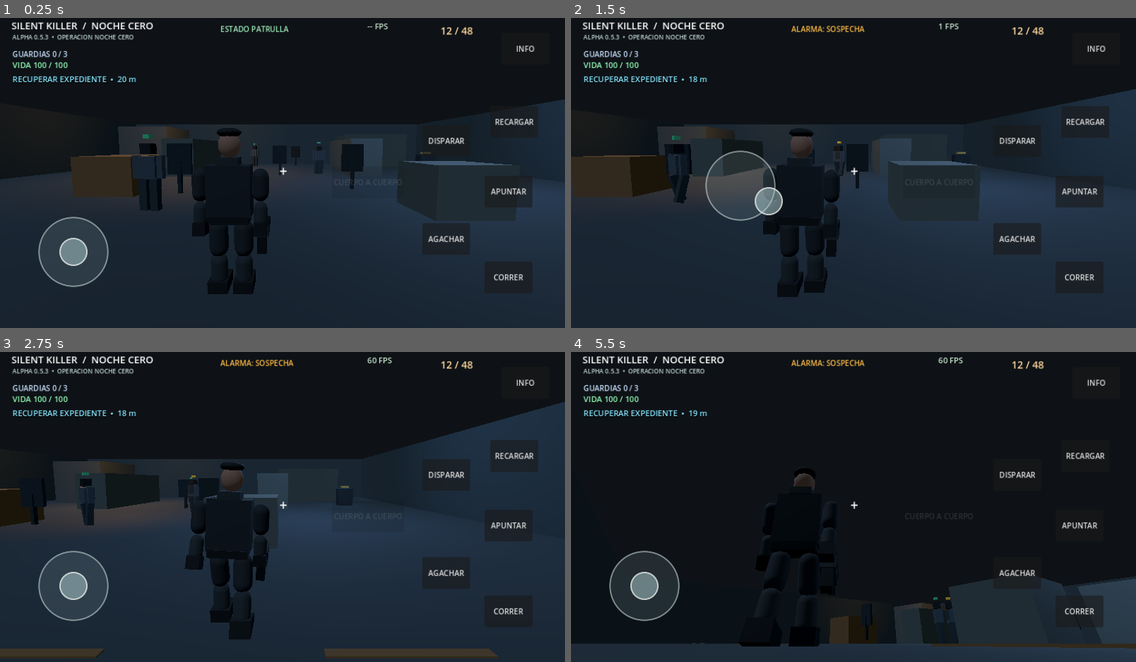
Above: before the commit, frames 1-4 (two rows, left to right).
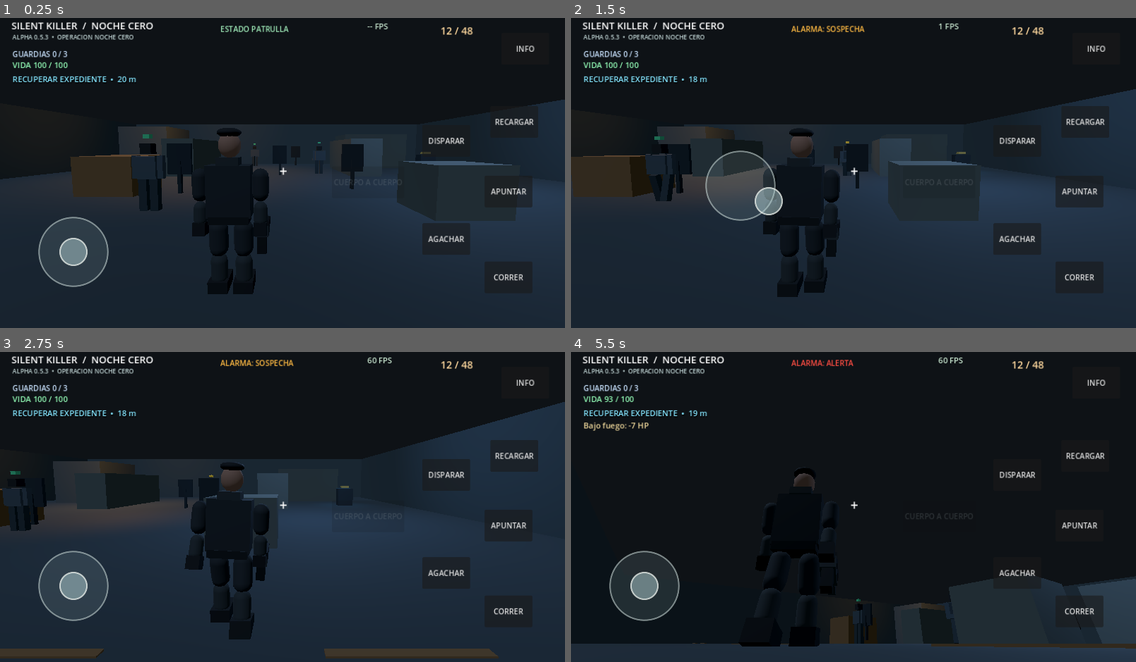
Above: after the commit, the same moments.

Repository: LoloscarPrr/Silent-murder
Game: Godot game, scene res://scenes/main.tscn
Same seed, same stepped clock (60 frames per second), same inputs: the game is played once before the commit and once after it.
Inputs (mouse positions are in pixels of both pictures, inside the frame that each line leads up to):
- Up to frame 1 (0.25 s): no input
- Up to frame 2 (1.5 s): move the mouse to (977, 154) at 0.52 s; hold Right (ui_right) 0.53-1.25 s; click (977, 154) at 0.67 s; drag from (740, 185) to (825, 231) at 1.27 s
- Up to frame 3 (2.75 s): move the mouse to (339, 432) at 2.02 s; hold Right (ui_right) from 2.03 s (still down)
- Up to frame 4 (5.5 s): release Right (ui_right) at 2.75 s; drag from (825, 565) to (684, 457) at 2.77 s; move the mouse to (1023, 550) at 3.52 s; hold Left (ui_left) 3.53-4.25 s; drag from (684, 457) to (768, 423) at 4.27 s; move the mouse to (881, 503) at 5.02 s; hold Down (ui_down) from 5.03 s (still down); click (881, 503) at 5.17 s

The runs differ from the first frame. In frame 1, less than 0.1% of the frame differs, in the area x 23-57%, y 37-58%; in frame 2, 0.7%, in the area x 13-50%, y 37-60%; in frame 3, 0.6%; in frame 4, 0.7%.
Error before the commit: Invalid call to function 'get_path' in base 'Node3D (grid_navigation.gd)'. Expected 0 arguments. (res://scripts/guard_ai.gd:274)

Commit message:
fix(0.6): evitar choque con metodo nativo Node.get_path (scripts/guard_ai.gd)

Diff:
--- a/scripts/guard_ai.gd
+++ b/scripts/guard_ai.gd
@@ -271,7 +271,7 @@
  _route_refresh -= delta
  var goal_changed := _route_goal.distance_to(objective) > .85
  if goal_changed or _route_refresh <= 0.0 or _route.is_empty():
-  _route = navigation.get_path(global_position,objective)
+  _route = navigation.calculate_route(global_position,objective)
   _route_index = 0
   _route_goal = objective
   _route_refresh = 1.05
